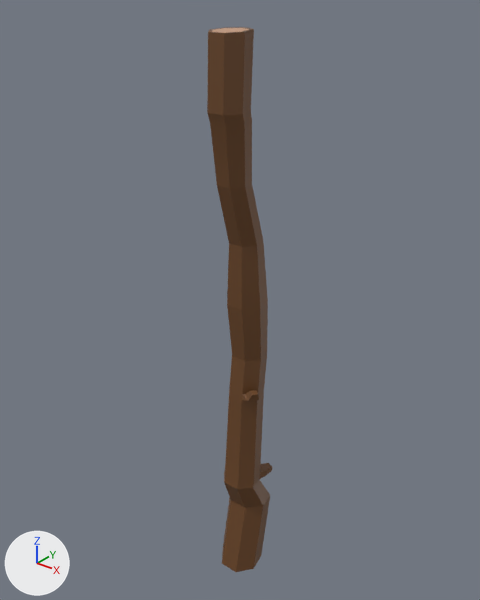
A saved change to the FBX model Assets/GameAssets/Sticks/stick2-EXTRA_THICC.fbx.
One viewpoint serves both versions: a 50 mm camera at (0.336, -0.415, 0.575) aimed at (-0.013, 0.02, 0.304). The lights are fixed; the arrows at lower left show +X, +Y and +Z.

The scene before the commit, as lines of its bpy script (objects in view):
```python
me_cylinder_006 = bpy.data.meshes.new('Cylinder.006')
me_cylinder_006.from_pydata(...)  # 133 vertices, 262 faces; spans x -0.029..0.026, y -0.026..0.043, z 0.0..0.541
# faces by material slot: [252, 10]
me_cylinder_006.materials.append(mat_stick_003)  # brown #6b4524
me_cylinder_006.materials.append(mat_log_inside_003)  # brown #c69a7d
ob_stick2_extrathicc = bpy.data.objects.new('Stick2-ExtraThicc', me_cylinder_006)
ob_stick2_extrathicc.location = (0.0, 0.0, 0.0)
```
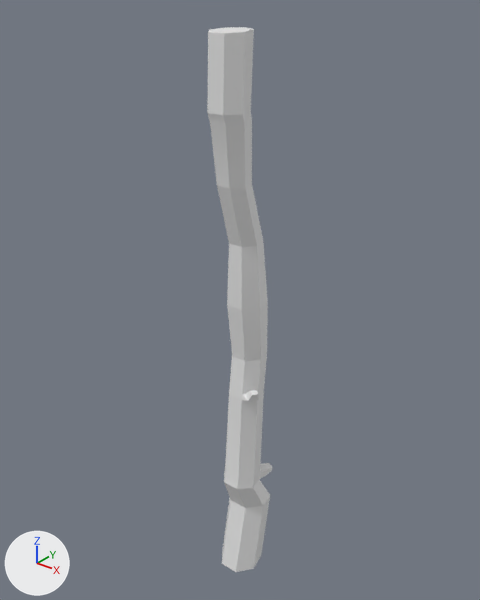
The change in detail:
me_cylinder_006 has 133 vertices, 262 faces and spans x -0.029..0.026, y -0.026..0.043, z 0.0..0.541.
me_cylinder_006 is used by ob_stick2_extrathicc; location (0.0, 0.0, 0.0).
me_cylinder_006 part 1: all 252 faces that had it switch from mat_stick_003 (brown #6b4524) to no material.
me_cylinder_006 part 2: all 10 faces that had it switch from mat_log_inside_003 (brown #c69a7d) to no material.

Boxes [x1, y1, x2, y2] around the edits, measured in the pictures (480 x 600 px):
part 1 of me_cylinder_006, recoloured (brown to grey)
    both: [207, 27, 272, 572]
part 2 of me_cylinder_006, recoloured
    both: [212, 28, 249, 33]
